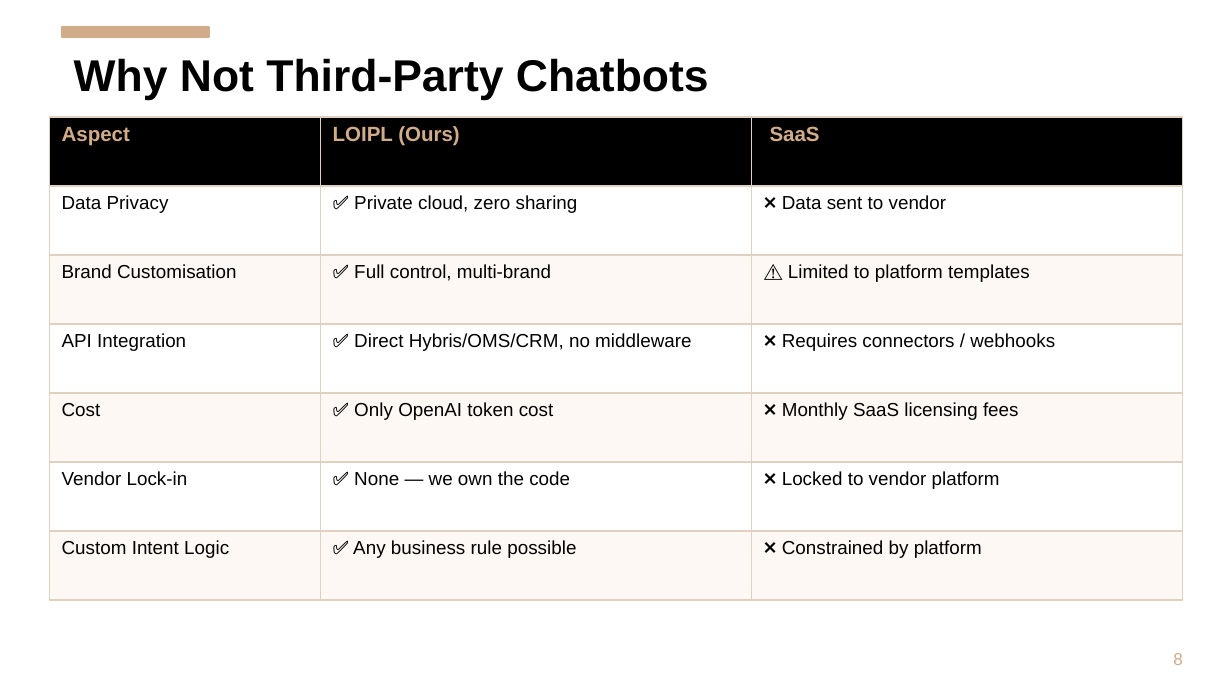
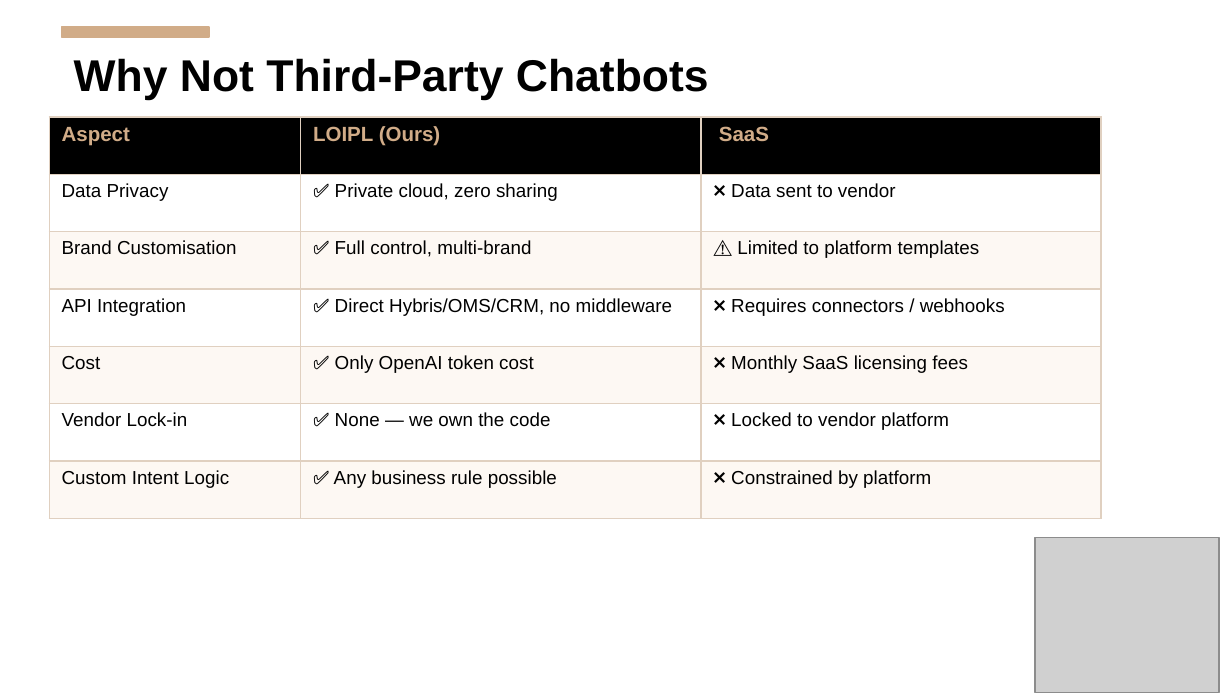
Before and after one commit to jagnyadatta67/lmg-chatbot, a slide deck: slide 8 of LOIPL_Chatbot_Architecture.pptx. Drawn at 1232x693 pixels with LibreOffice and Linux fonts; fonts in the diff are those of the drawing; grey boxes stand for pictures. Boxes give left, top, right and bottom in pixels: in the first picture for what was removed or moved away, otherwise in the second. Text is boxed around its words. In the diff, an @@ line names an element or a change of style, - is before the commit and + after.

```diff
--- a/LOIPL_Chatbot_Architecture.pptx
+++ b/LOIPL_Chatbot_Architecture.pptx
@@ table: place and size @@
-table at (49, 117, 1183, 600)
+table at (49, 117, 1101, 519)
@@ picture added at (1035, 537, 1218, 692) @@
@@ text removed at (1173, 653, 1183, 665) @@
-8
```
Also in this commit, not shown: 5 other slides changed, 9 other files.
